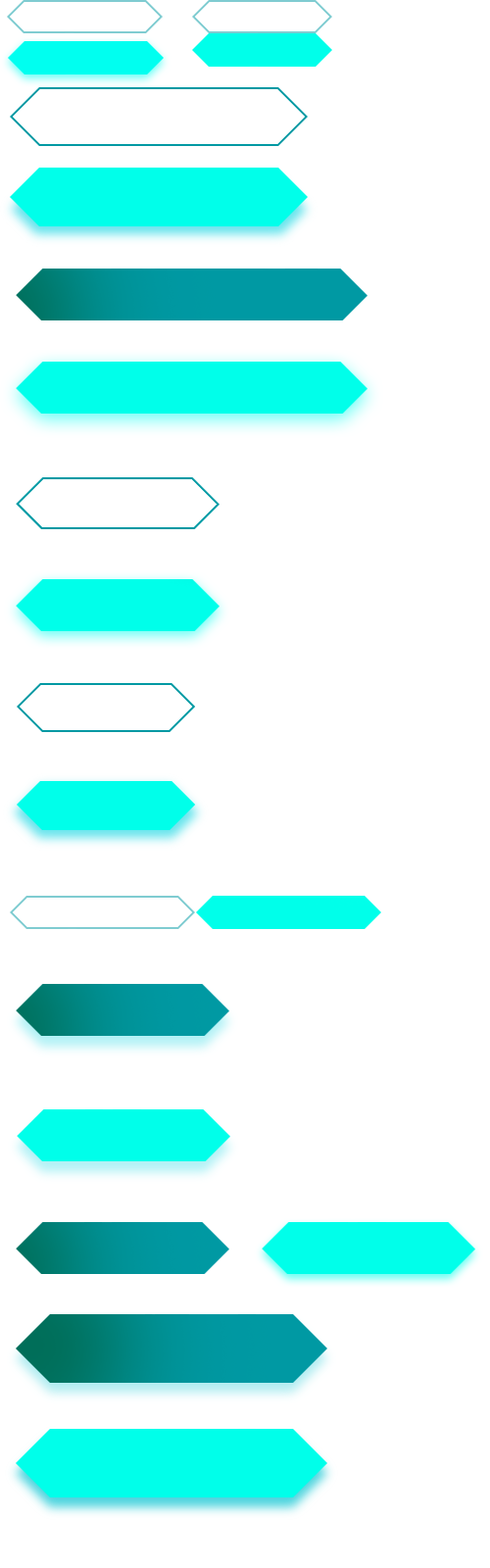
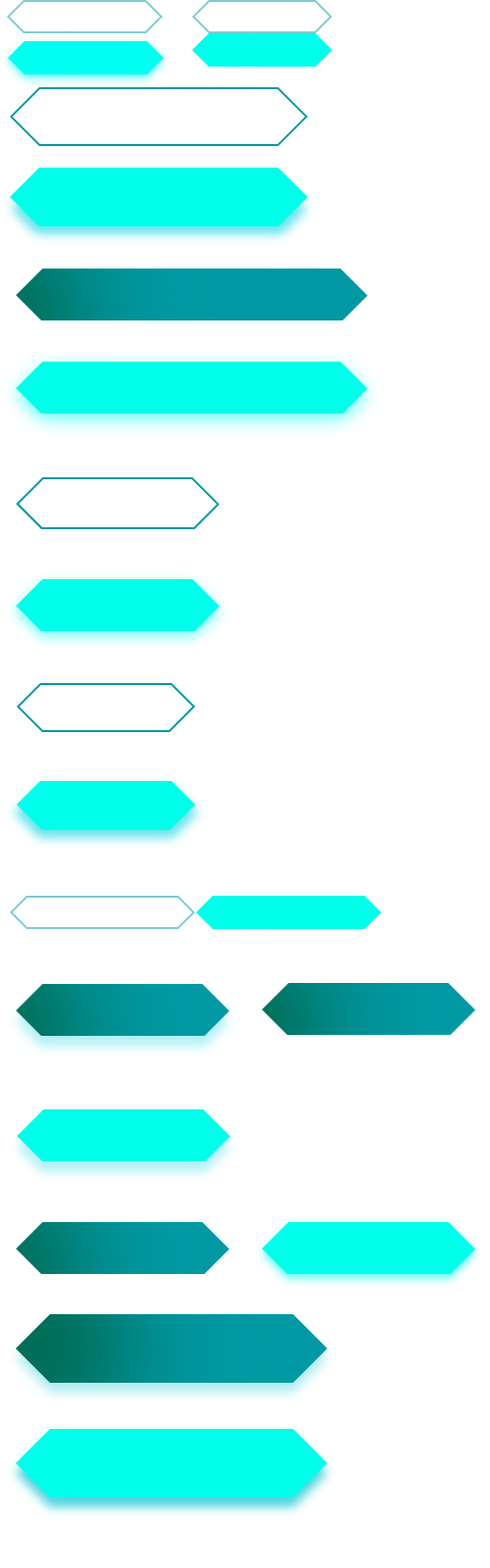
Comparing the layer stacks of the two w=490, h=1568 images. Changes:
added layer "callback-submit" above "Слой 178 копия 4" over [261,982,476,1035]
hid "Фон" over [261,982,476,1035]
